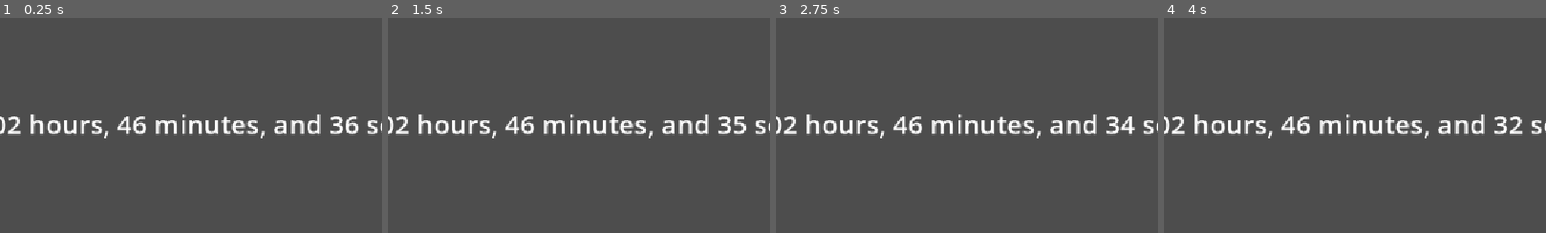
Above: before the commit, frames 1-4 (left to right).
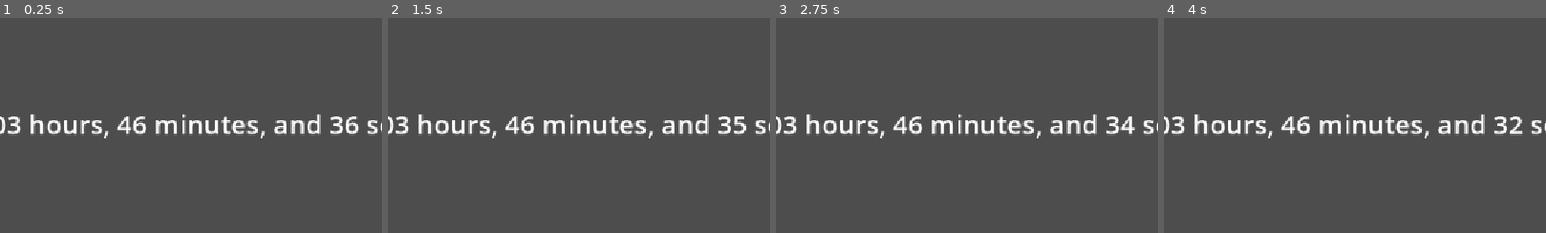
Above: after the commit, the same moments.

Repository: Jagdoggo/Chapter-2-Countdown
Game: Godot game, scene res://menu.tscn
The game is run twice, just before and just after one commit, with the same random seed, the same clock (stepped at 60 frames per second) and the same inputs.
Inputs:
- Up to frame 1 (0.25 s): no input
- Up to frame 2 (1.5 s): tap Enter at 0.5 s; tap Space at 1.25 s
- Up to frame 3 (2.75 s): tap Enter at 2 s
- Up to frame 4 (4 s): tap Space at 2.75 s; tap Enter at 3.5 s
The pictures show only the part of the screen within x 39-89%, y 25-75%; the shares and areas given below are measured in that part.

The runs differ from the first frame. In frame 1, 0.1% of the frame differs, in the area x 2-6%, y 45-55%; in frame 2, 0.1%; in frame 3, 0.1%; in frame 4, 0.1%.

Commit message:
Changed the release hour

Diff:
--- a/menu.gd
+++ b/menu.gd
@@ -8,7 +8,7 @@
 		"year": 2026,
 		"month": 7,
 		"day": 25,
-		"hour": 1,
+		"hour": 2,
 		"minute": 0,
 		"second": 0
 	}
Not shown, changed: Exports/Chapter 2 Countdown.apk
Not shown, changed: Exports/Chapter 2 Countdown.apk.idsig
Not shown, changed: Exports/Chapter 2 Countdown.exe
Not shown, changed: Exports/Chapter 2 Countdown.x86_64
Not shown, changed: docs/index.pck
